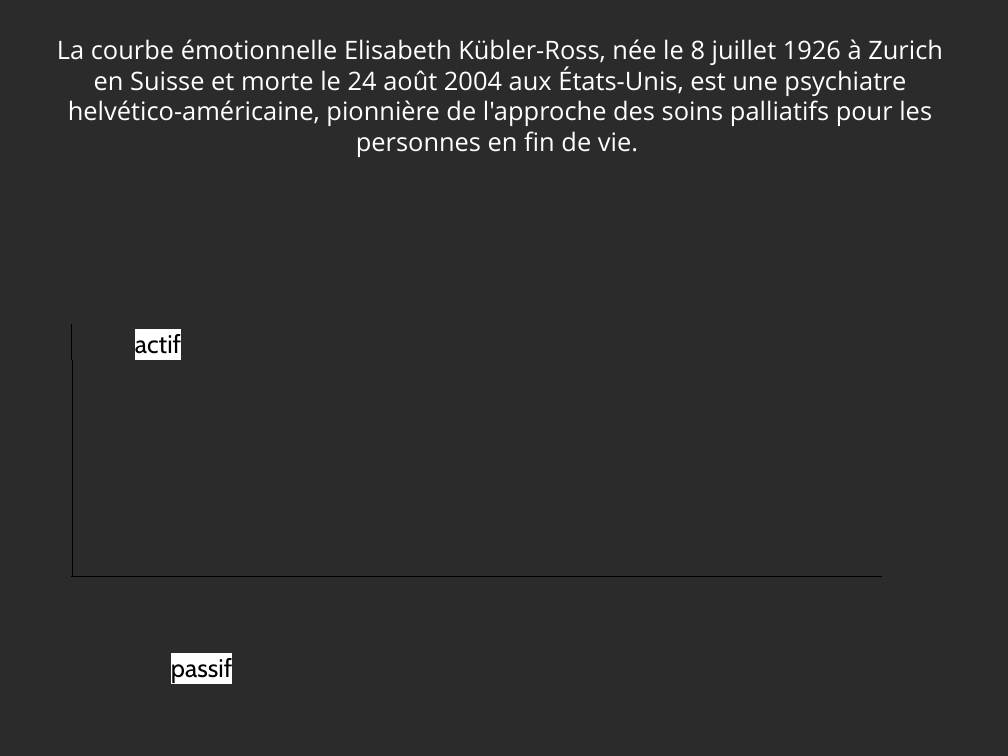
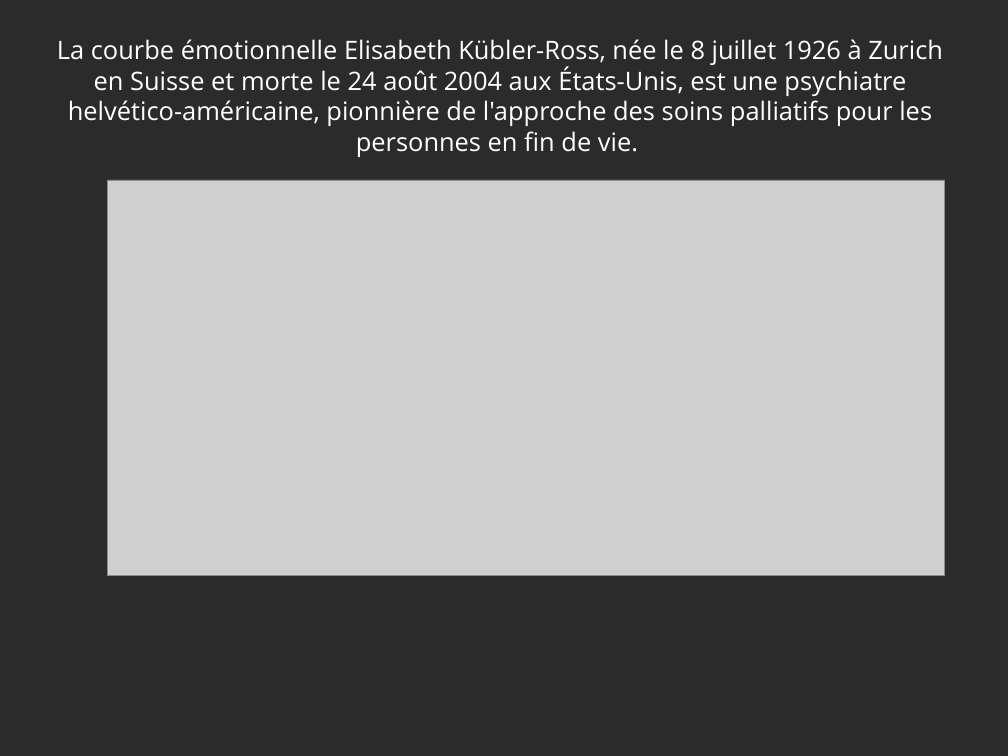
Before and after one commit to heylve/current, a slide deck: slide 64 of admin_perso/germe_formation.odp. Drawn at 1008x756 pixels with LibreOffice and Linux fonts; fonts in the diff are those of the drawing; grey boxes stand for pictures; background and template pictures are left out; a plain dark background stands for a picture behind light text. Boxes give left, top, right and bottom in pixels: in the first picture for what was removed or moved away, otherwise in the second. Text is boxed around its words. In the diff, an @@ line names an element or a change of style, - is before the commit and + after.

```diff
--- a/admin_perso/germe_formation.odp
+++ b/admin_perso/germe_formation.odp
@@ picture added at bbox=[108, 180, 945, 576] @@
@@ line removed from (72, 324) to (72, 576) @@
@@ text removed at bbox=[135, 334, 181, 354] @@
-actif
@@ line removed from (72, 576) to (883, 576) @@
@@ text removed at bbox=[171, 658, 232, 683] @@
-passif
```
Also in this commit, not shown: 1 other file.
